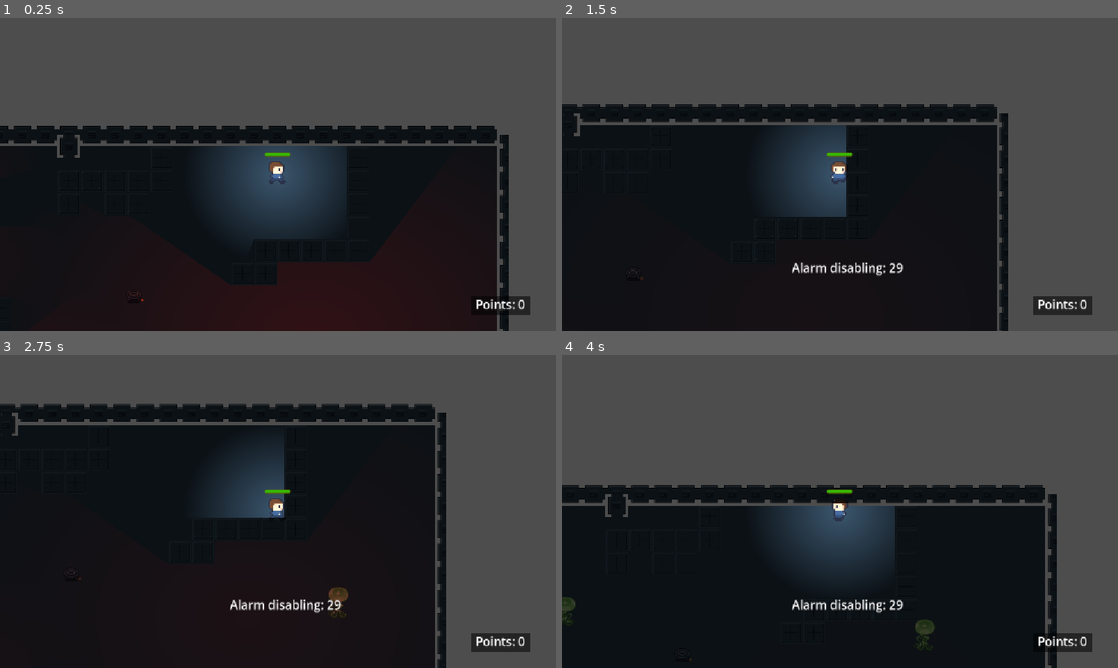
Above: before the commit, frames 1-4 (two rows, left to right).
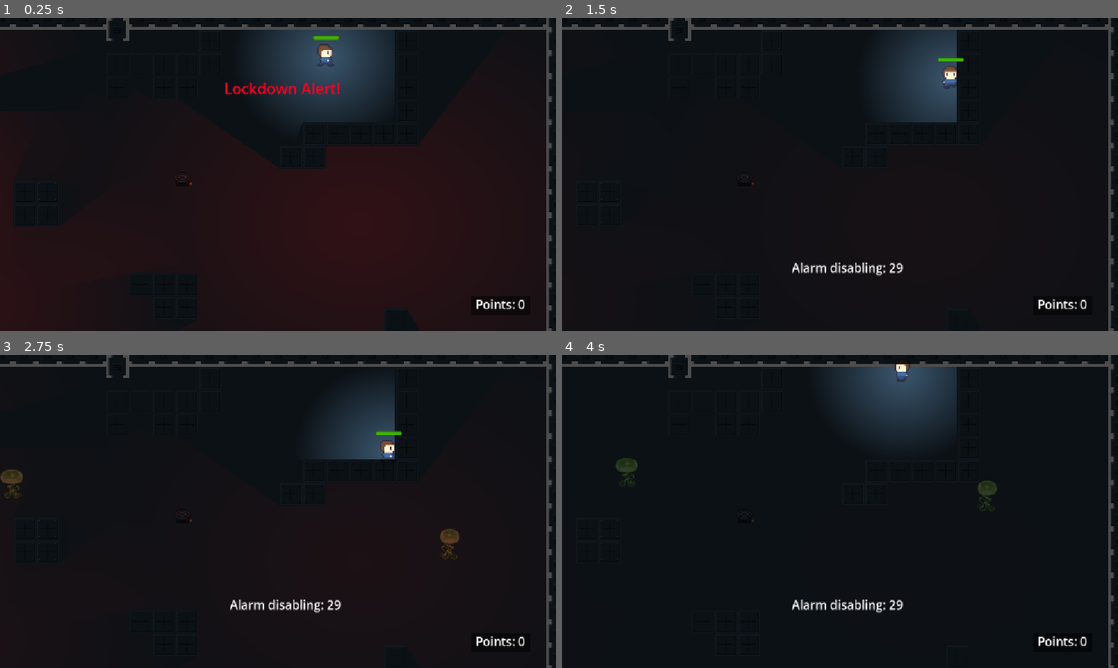
Above: after the commit, the same moments.

Repository: Simi-jpg/codesmelt-jam
Game: Godot game, scene res://scenes/level/dark-survival.tscn
Two runs of this game, one before a commit and one after it. Both use one fixed random seed, a clock stepped at 60 frames per second and the inputs below. This scene is started directly instead of the project's main scene.
Inputs (mouse positions are in pixels of both pictures, inside the frame that each line leads up to):
- Up to frame 1 (0.25 s): no input
- Up to frame 2 (1.5 s): tap Enter (interact) at 0.5 s; move the mouse to (962, 158) at 0.52 s; hold Right (ui_right) 0.53-1.28 s; hold M 0.53-1.28 s; tap R at 0.8, 1.35 s; move the mouse to (728, 190) at 1.27 s; hold Down (ui_down) from 1.28 s (still down)
- Up to frame 3 (2.75 s): tap M at 1.55 s; move the mouse to (333, 442) at 2.02 s; release Down (ui_down) at 2.03 s; hold Right (ui_right) from 2.03 s (still down); hold R from 2.03 s (still down); click (333, 442) at 2.1 s
- Up to frame 4 (4 s): move the mouse to (812, 574) at 2.77 s; release Right (ui_right) at 2.78 s; release R at 2.78 s; hold Up (ui_up) 2.78-3.53 s; tap Enter (interact) at 2.85 s; tap M at 3.05 s; move the mouse to (1006, 558) at 3.52 s; hold Left (ui_left) from 3.53 s (still down); hold M from 3.53 s (still down); tap R at 3.8 s

The runs differ from the first frame. In frame 1, 53% of the frame differs, in the area x 0-100%, y 0-100%; in frame 2, 46%; in frame 3, 37%; in frame 4, 52%.

Commit message:
ending

Diff:
--- a/project-red-gem/scenes/level/cockpit.gd
+++ b/project-red-gem/scenes/level/cockpit.gd
@@ -1,19 +1,11 @@
 extends Node2D
 
 
-# Called when the node enters the scene tree for the first time.
-func _ready() -> void:
-	pass # Replace with function body.
 
-
-# Called every frame. 'delta' is the elapsed time since the previous frame.
-func _process(delta: float) -> void:
-	pass
+func game_ending():
+	get_tree().change_scene_to_file("res://scenes/level/end.tscn")
 
 
 func _on_area_2d_body_entered(body: Node2D) -> void:
 	if body.is_in_group("player"):
 		game_ending()
-
-func game_ending():
-	pass
--- a/project-red-gem/scenes/level/cockpit.tscn
+++ b/project-red-gem/scenes/level/cockpit.tscn
@@ -279,8 +279,6 @@
 physics_layer_0/collision_layer = 1
 sources/0 = SubResource("TileSetAtlasSource_6y26k")
 
-[sub_resource type="WorldBoundaryShape2D" id="WorldBoundaryShape2D_0cnue"]
-
 [sub_resource type="Gradient" id="Gradient_xhcmu"]
 colors = PackedColorArray(1, 1, 1, 1, 0, 0, 0, 1)
 
@@ -290,6 +288,9 @@
 fill_from = Vector2(0.5, 0.5)
 fill_to = Vector2(0.859375, 0.13368055)
 
+[sub_resource type="RectangleShape2D" id="RectangleShape2D_0cnue"]
+size = Vector2(156, 20)
+
 [node name="Cockpit" type="Node2D" unique_id=1742219981]
 script = ExtResource("1_4vo8g")
 
@@ -306,12 +307,6 @@
 scale = Vector2(1.4531235, 1.4531235)
 texture = ExtResource("4_l1iew")
 
-[node name="Area2D" type="Area2D" parent="HologramTable" unique_id=1222201810]
-
-[node name="CollisionShape2D" type="CollisionShape2D" parent="HologramTable/Area2D" unique_id=602005746]
-position = Vector2(-1.0500684e-05, 23.397871)
-shape = SubResource("WorldBoundaryShape2D_0cnue")
-
 [node name="CommunicationsAntenna" type="Sprite2D" parent="." unique_id=877614429]
 position = Vector2(157.00002, 39)
 scale = Vector2(1.375, 1.375)
@@ -327,7 +322,7 @@
 texture = ExtResource("7_4vo8g")
 
 [node name="Player" parent="." unique_id=424066194 instance=ExtResource("4_mtosd")]
-position = Vector2(228, 502)
+position = Vector2(214, 496)
 
 [node name="Camera2D" type="Camera2D" parent="Player" unique_id=1870972231]
 zoom = Vector2(1.5, 1.5)
@@ -358,4 +353,10 @@
 [node name="GlowyAlien4" parent="." unique_id=1313306485 instance=ExtResource("9_mbjvw")]
 position = Vector2(401, 240)
 
-[connection signal="body_entered" from="HologramTable/Area2D" to="." method="_on_area_2d_body_entered"]
+[node name="Area2D" type="Area2D" parent="." unique_id=1004141725]
+position = Vector2(227, 90)
+
+[node name="CollisionShape2D" type="CollisionShape2D" parent="Area2D" unique_id=1497271847]
+shape = SubResource("RectangleShape2D_0cnue")
+
+[connection signal="body_entered" from="Area2D" to="." method="_on_area_2d_body_entered"]
--- a/project-red-gem/scenes/level/dark-survival.tscn
+++ b/project-red-gem/scenes/level/dark-survival.tscn
@@ -344,6 +344,10 @@
 
 [node name="Camera2D" type="Camera2D" parent="Player" unique_id=1927132442]
 zoom = Vector2(1.5, 1.5)
+limit_left = 0
+limit_top = 0
+limit_right = 1150
+limit_bottom = 654
 
 [node name="CanvasModulate" type="CanvasModulate" parent="." unique_id=1516921600]
 color = Color(0.24115604, 0.24115604, 0.24115604, 1)
@@ -452,6 +456,15 @@
 theme_override_font_sizes/font_size = 25
 text = "Alarm disabling: "
 
+[node name="Lockdown" type="Label" parent="CanvasLayer" unique_id=28587435]
+offset_left = 464.0
+offset_top = 124.0
+offset_right = 705.0
+offset_bottom = 168.0
+theme_override_colors/font_color = Color(1, 0, 0.12941177, 1)
+theme_override_font_sizes/font_size = 31
+text = "Lockdown Alert!"
+
 [connection signal="body_entered" from="LockdownTerminal/Area2D" to="." method="_on_area_2d_body_entered"]
 [connection signal="body_exited" from="LockdownTerminal/Area2D" to="." method="_on_area_2d_body_exited"]
 [connection signal="timeout" from="Timer" to="." method="_on_timer_timeout"]
--- a/project-red-gem/scenes/level/dark_survival.gd
+++ b/project-red-gem/scenes/level/dark_survival.gd
@@ -7,6 +7,7 @@
 @onready var enemy_spawner: Node2D = $EnemySpawner
 var alarm_disabled = false
 @onready var timer: Timer = $Timer
+@onready var lockdown: Label = $CanvasLayer/Lockdown
 
 func _process(delta: float) -> void:
 	countdown.text = "Alarm disabling: " + str (int(timer.time_left))
@@ -15,6 +16,7 @@
 func _input(event):
 	if Input.is_key_pressed(KEY_R):
 		start_timer()
+		lockdown.visible = false
 	if Input.is_key_pressed(KEY_M) and alarm_disabled:
 		get_tree().change_scene_to_file("res://scenes/level/cockpit.tscn")
 
--- /dev/null
+++ b/project-red-gem/scenes/level/end.tscn
@@ -0,0 +1,102 @@
+[gd_scene format=3 uid="uid://by3epik4onyaq"]
+
+[ext_resource type="Texture2D" uid="uid://ctk03wgconhb0" path="res://sprites/BG.png" id="1_tpv38"]
+[ext_resource type="Script" uid="uid://coeer4wso7j3a" path="res://scenes/level/points_label.gd" id="2_a0u7h"]
+
+[sub_resource type="StyleBoxFlat" id="StyleBoxFlat_0cnue"]
+bg_color = Color(0, 0, 0, 0.41960785)
+
+[sub_resource type="Animation" id="Animation_a0u7h"]
+length = 0.001
+tracks/0/type = "value"
+tracks/0/imported = false
+tracks/0/enabled = true
+tracks/0/path = NodePath(".:color")
+tracks/0/interp = 1
+tracks/0/loop_wrap = true
+tracks/0/keys = {
+"times": PackedFloat32Array(0),
+"transitions": PackedFloat32Array(1),
+"update": 0,
+"values": [Color(0, 0, 0, 1)]
+}
+
+[sub_resource type="Animation" id="Animation_bswhx"]
+resource_name = "fade"
+length = 1.8
+tracks/0/type = "value"
+tracks/0/imported = false
+tracks/0/enabled = true
+tracks/0/path = NodePath(".:color")
+tracks/0/interp = 1
+tracks/0/loop_wrap = true
+tracks/0/keys = {
+"times": PackedFloat32Array(0, 1.7666667),
+"transitions": PackedFloat32Array(1, 1),
+"update": 0,
+"values": [Color(0, 0, 0, 1), Color(1, 1, 1, 1)]
+}
+
+[sub_resource type="AnimationLibrary" id="AnimationLibrary_0wbgq"]
+_data = {
+&"RESET": SubResource("Animation_a0u7h"),
+&"fade": SubResource("Animation_bswhx")
+}
+
+[node name="End" type="Node2D" unique_id=1506852397]
+
+[node name="Background" type="TextureRect" parent="." unique_id=931373295]
+anchors_preset = 15
+anchor_right = 1.0
+anchor_bottom = 1.0
+offset_left = -30.0
+offset_top = -78.0
+offset_right = 1276.0
+offset_bottom = 722.0
+grow_horizontal = 2
+grow_vertical = 2
+texture = ExtResource("1_tpv38")
+stretch_mode = 6
+
+[node name="Panel" type="Panel" parent="Background" unique_id=1647098269]
+layout_mode = 0
+offset_left = 451.0
+offset_top = 235.0
+offset_right = 758.0
+offset_bottom = 428.0
+theme_override_styles/panel = SubResource("StyleBoxFlat_0cnue")
+
+[node name="Label" type="Label" parent="Background/Panel" unique_id=821839463]
+layout_mode = 1
+offset_left = 51.0
+offset_top = 21.0
+offset_right = 260.0
+offset_bottom = 53.0
+theme_override_font_sizes/font_size = 23
+text = "The End! For now..."
+
+[node name="Points" type="Label" parent="Background/Panel" unique_id=1148696608]
+layout_mode = 1
+anchors_preset = 8
+anchor_left = 0.5
+anchor_top = 0.5
+anchor_right = 0.5
+anchor_bottom = 0.5
+offset_left = -113.0
+offset_top = -16.0
+offset_right = 113.0
+offset_bottom = 16.0
+grow_horizontal = 2
+grow_vertical = 2
+theme_override_font_sizes/font_size = 23
+text = "You earned 0 points"
+script = ExtResource("2_a0u7h")
+
+[node name="Timer" type="Timer" parent="Background" unique_id=2014168603]
+
+[node name="CanvasModulate" type="CanvasModulate" parent="." unique_id=1120376666]
+color = Color(0, 0, 0, 1)
+
+[node name="AnimationPlayer" type="AnimationPlayer" parent="CanvasModulate" unique_id=56224294]
+libraries/ = SubResource("AnimationLibrary_0wbgq")
+autoplay = &"fade"
--- /dev/null
+++ b/project-red-gem/scenes/level/points_label.gd
@@ -0,0 +1,4 @@
+extends Label
+
+func _ready():
+	text = "You earned " + str(Global.get_points()) + " points"
Not shown, added: project-red-gem/scenes/level/points_label.gd.uid
